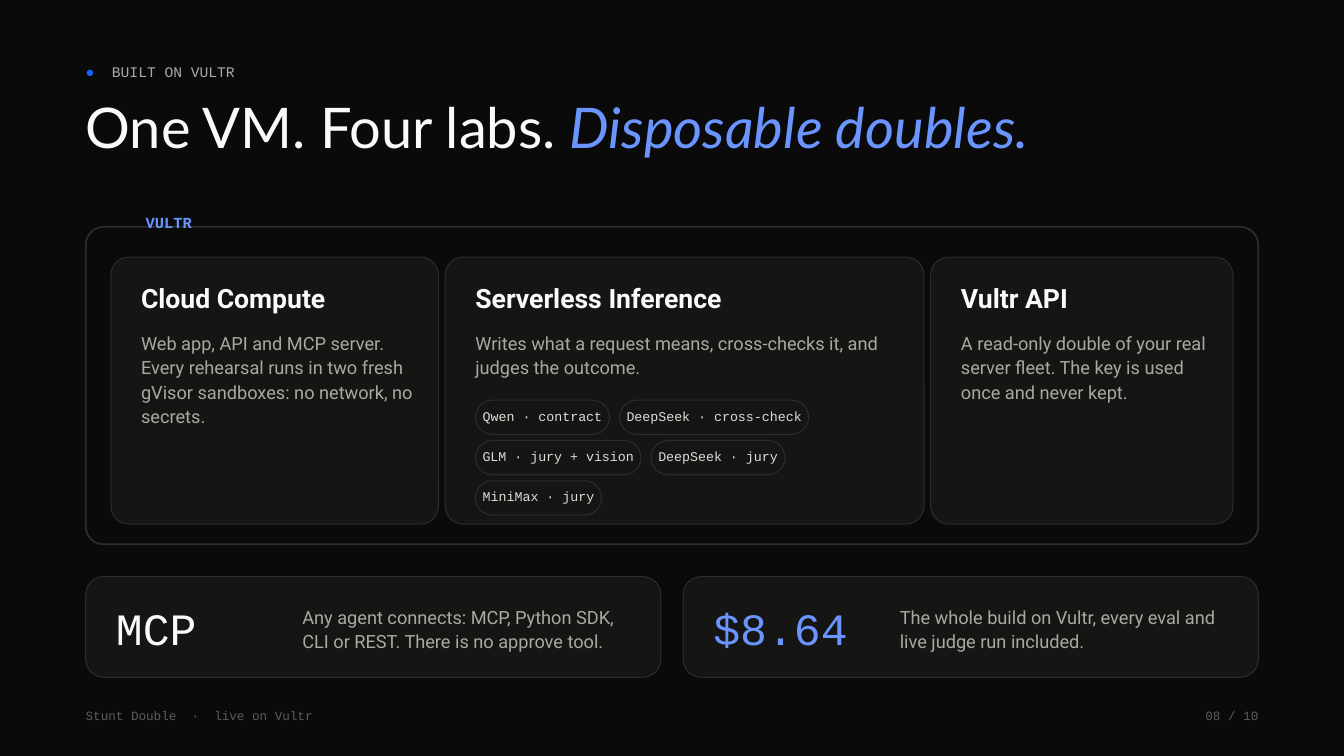
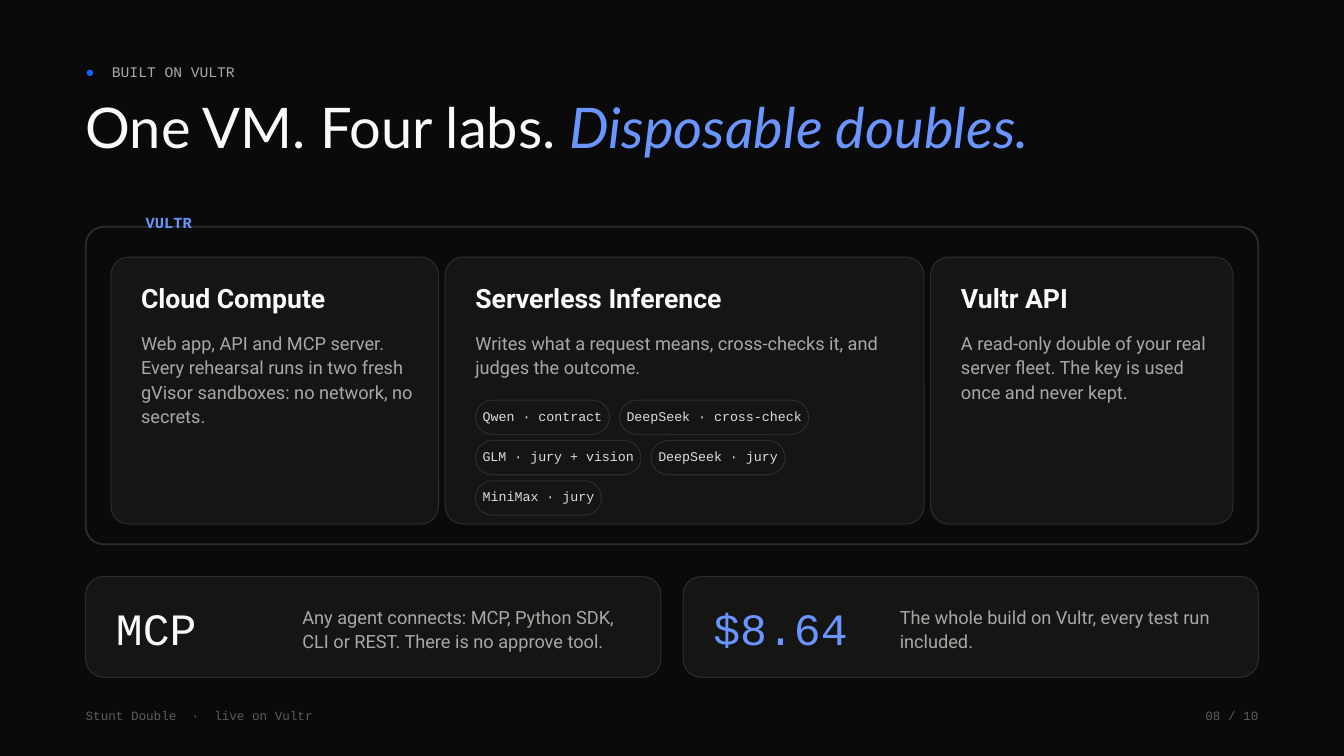
Before and after one commit to vidigoat/stunt-double, a slide deck: slide 8 of presentation/StuntDouble.pptx. Drawn at 1344x756 pixels with LibreOffice and Linux fonts; fonts in the diff are those of the drawing. Boxes give left, top, right and bottom in pixels: in the first picture for what was removed or moved away, otherwise in the second. Text is boxed around its words. In the diff, an @@ line names an element or a change of style, - is before the commit and + after.

```diff
--- a/presentation/StuntDouble.pptx
+++ b/presentation/StuntDouble.pptx
@@ text at (x1=900, y1=610, x2=1209, y2=648): text changed @@
-The whole build on Vultr, every eval and live judge run included.
+The whole build on Vultr, every test run included.
```
Also in this commit, not shown: 2 other slides changed, 2 other files.
